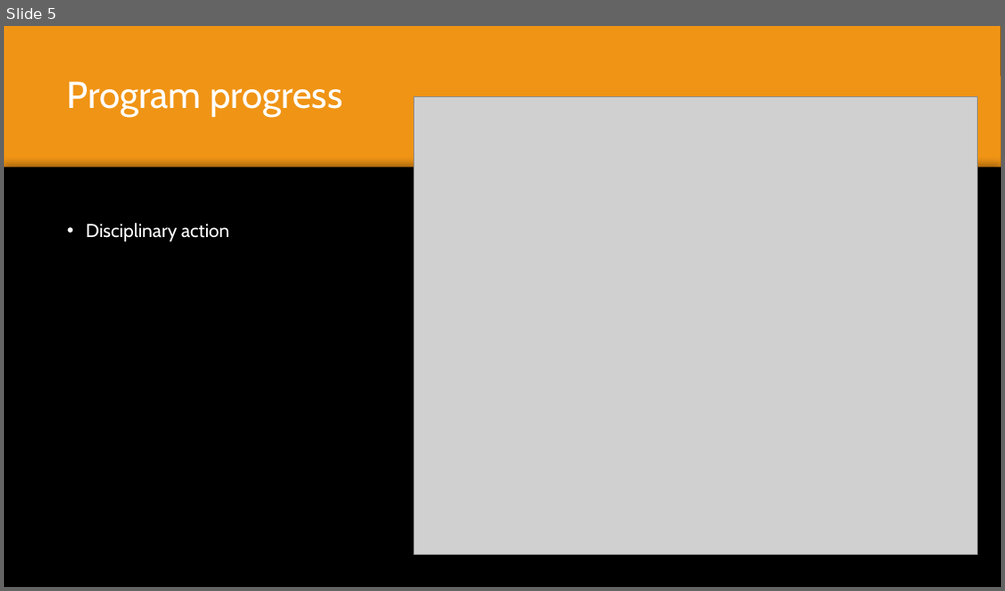
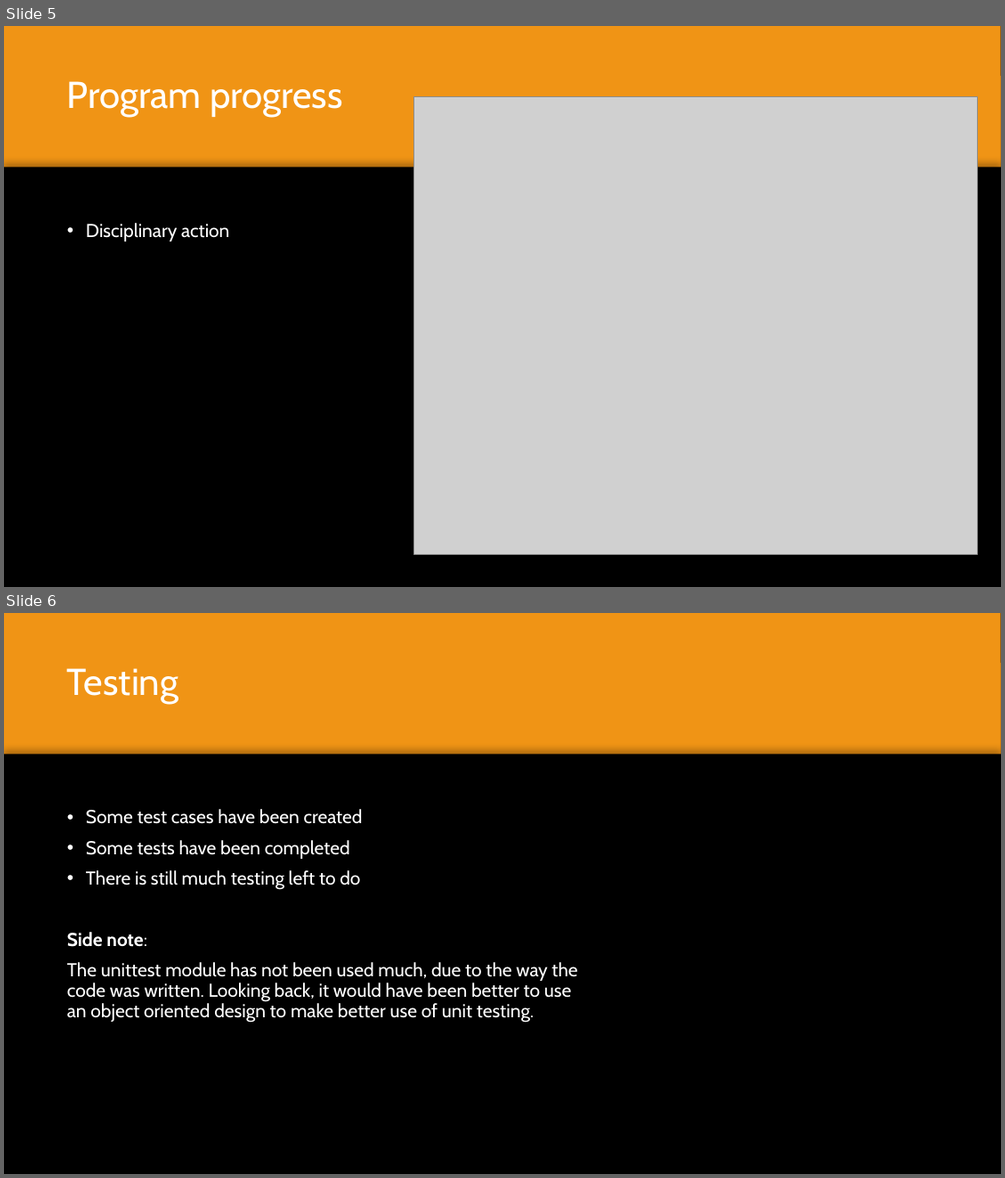
Before and after one commit to denizarikoglu/Repository, a slide deck: Files/Finle prgress, Team 1 Group 6.pptx. Shown one above the other, each under a label of ours: slide 5 before the commit, slides 5 and 6 after it. The pictures are 1005x591 and 1005x1178 pixels, drawn with LibreOffice and Linux fonts; fonts in the diff are those of the drawing; grey boxes stand for pictures; background and template pictures are left out. Boxes give left, top, right and bottom in pixels: in the first picture for what was removed or moved away, otherwise in the second. Text is boxed around its words. In the diff, an @@ line names an element or a change of style, - is before the commit and + after.

Commit message:
New version of Slides

```diff
--- a/Files/Finle prgress, Team 1 Group 6.pptx
+++ b/Files/Finle prgress, Team 1 Group 6.pptx
@@ slide 6 added at <box>4,613,1001,1174</box>, background picture (left out); not listed: 2 template elements that a slide beside it also shows @@
@@ rectangle added at <box>4,613,1001,1174</box>, fill #F09415 @@
@@ title added at <box>67,668,178,704</box>, 36 pt, text #FFFFFF @@
+Testing
@@ rectangle added at <box>4,755,1001,1174</box>, fill #000000 @@
@@ text added at <box>67,809,577,1022</box>, 18 pt, text #FFFFFF @@
+• Some test cases have been created
+• Some tests have been completed
+• There is still much testing left to do
+Side note:
+The unittest module has not been used much, due to the way the code was written. Looking back, it would have been better to use an object oriented design to make better use of unit testing.
```
Also in this commit, not shown: 2 other slides added, 1 slide removed.
